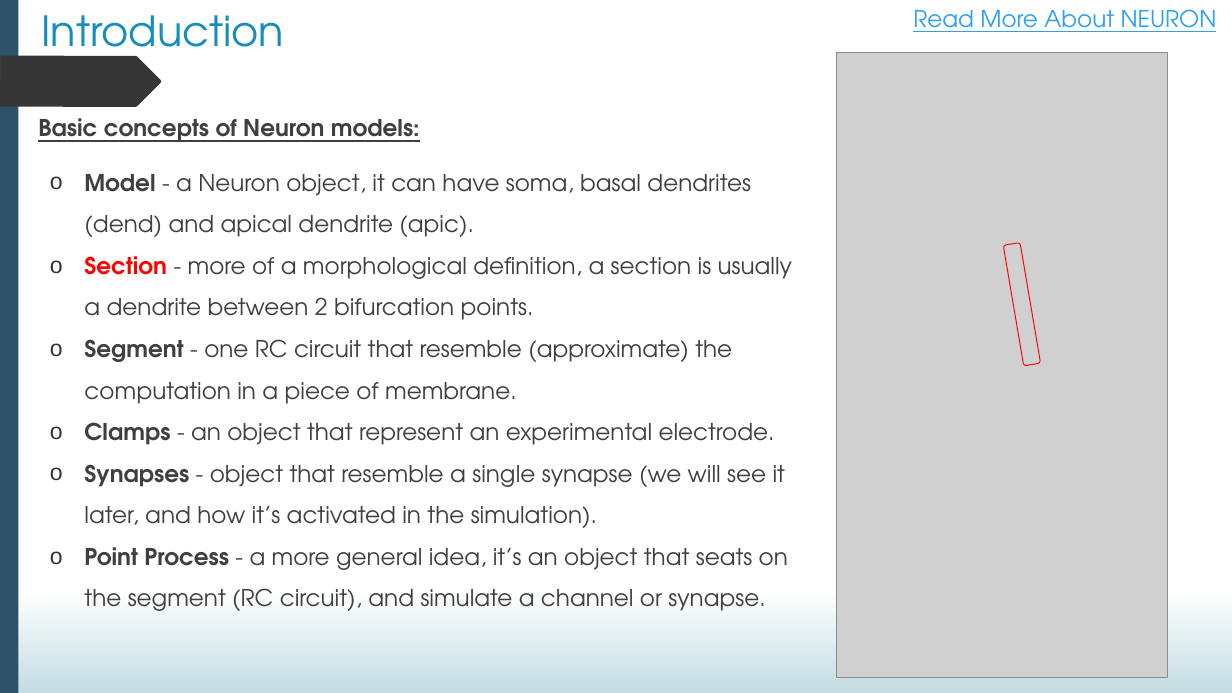
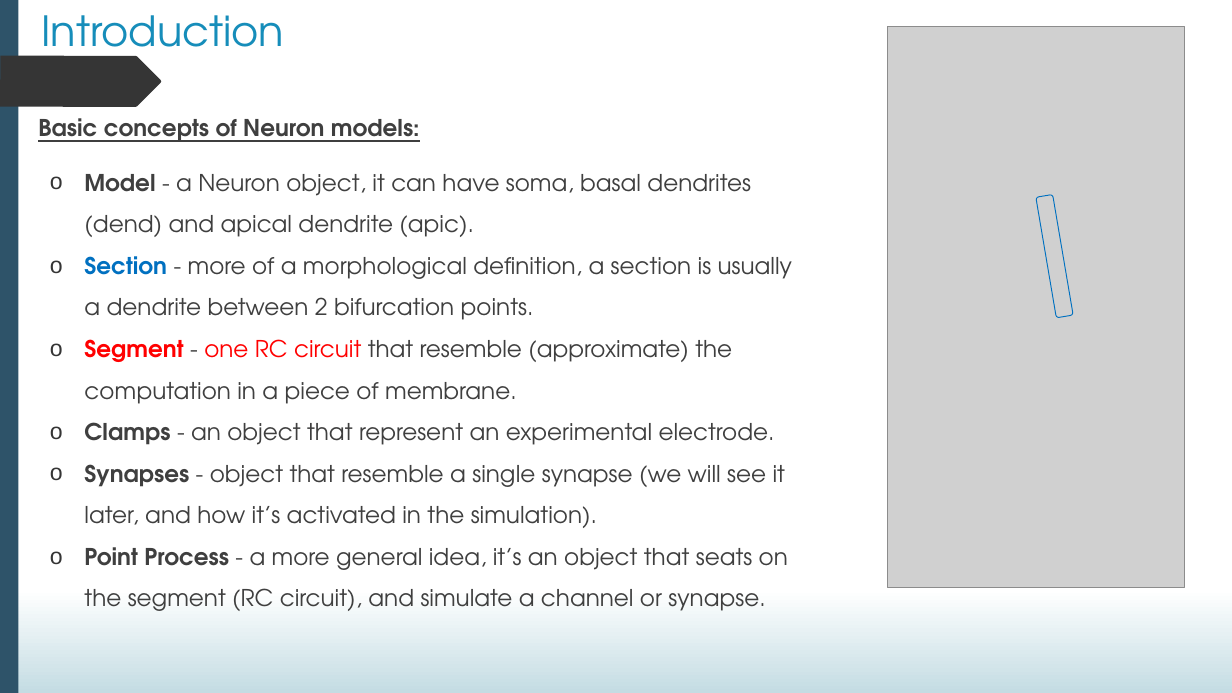
Before and after one commit to darshanmandge/EITN_fall_school_2023, a slide deck: slide 3 of NEURON_tutorial.pptx. Drawn at 1232x693 pixels with LibreOffice and Linux fonts; fonts in the diff are those of the drawing; grey boxes stand for pictures. Boxes give left, top, right and bottom in pixels: in the first picture for what was removed or moved away, otherwise in the second. Text is boxed around its words. In the diff, an @@ line names an element or a change of style, - is before the commit and + after.

```diff
--- a/NEURON_tutorial.pptx
+++ b/NEURON_tutorial.pptx
@@ picture: place and size @@
-picture at (836, 53, 1168, 677)
+picture at (887, 26, 1185, 587)
@@ text removed at (913, 9, 1217, 32) @@
-Read More About NEURON
@@ rounded rectangle: place and size @@
-rounded rectangle at (1004, 243, 1041, 366)
+rounded rectangle at (1036, 194, 1073, 318)
@@ rounded rectangle at (1036, 194, 1073, 318): outline #FF0000 0.75 pt to #0070C0 0.75 pt @@
@@ text at (84, 256, 792, 404): text colour #FF0000 to #0070C0 in "Section"; text colour #3F3F3F to #FF0000 in "Segment one RC circuit" @@
```
Also in this commit, not shown: 1 other slide changed, 1 other file.
